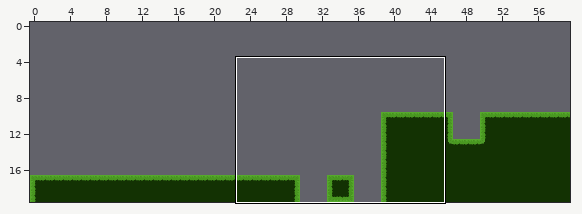
A Tiled map gets an edit: Content/bin/DesktopGL/Levels/Actual Levels/Level-1.tmx. The first picture is a wide view before the edit; the outline marks the close-up.
Close-up. First the earlier version:
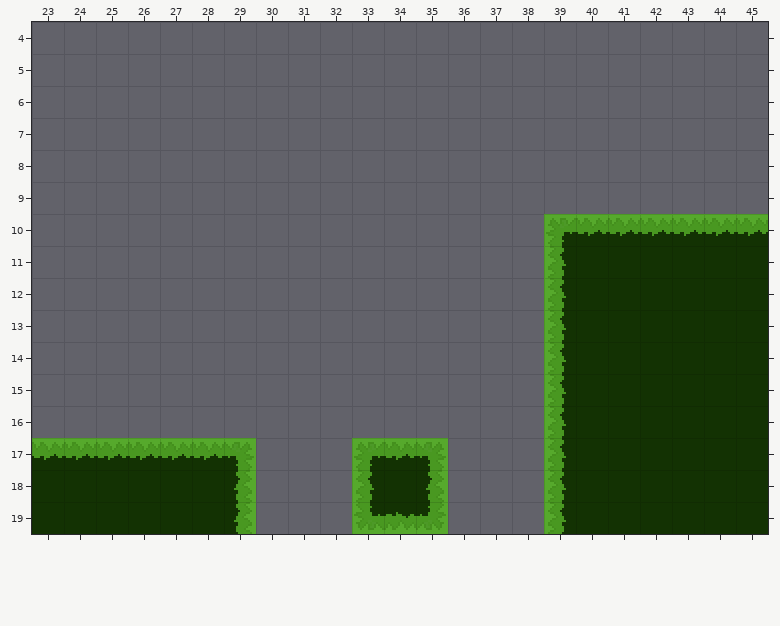
Cells are 16x16 px. Shown: x 23..45, y 4..19. The commit also changed other parts of the map, which this record leaves out.
After the commit:
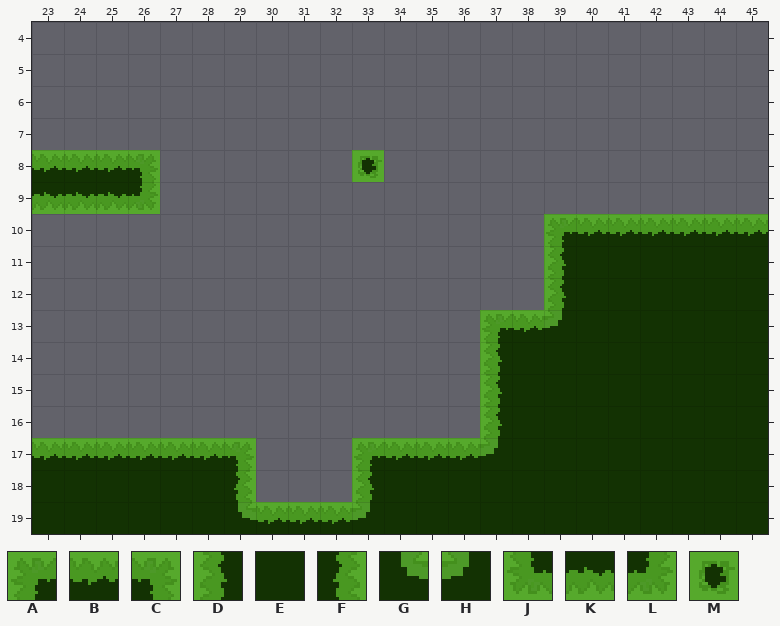
Key: from "VeryUglyGrassTiles": A 0, B 1, C 2, D 5, E 6, F 7, G 8, H 9, J 10, K 11, L 12, M 13.
_ is an empty cell.
The edit:
{"where": "layer \"Level\""}
{"y":8,"x":23,"old":"____","new":"BBBC"}
{"y":8,"x":33,"old":"_","new":"M"}
{"y":9,"x":23,"old":"____","new":"KKKL"}
{"y":13,"x":37,"old":"__D","new":"ABH"}
{"y":14,"x":37,"old":"__D","new":"DEE"}
{"y":15,"x":37,"old":"__D","new":"DEE"}
{"y":16,"x":37,"old":"__D","new":"DEE"}
{"y":17,"x":35,"old":"C___D","new":"BBHEE"}
{"y":18,"x":35,"old":"F___D","new":"EEEEE"}
{"y":19,"x":29,"old":"F___JKL___D","new":"GBBBHEEEEEE"}
{"label":"added","picture_box":[32,150,160,214]}
{"label":"added","picture_box":[352,150,384,182]}
{"label":"changed","picture_box":[234,310,566,534]}
